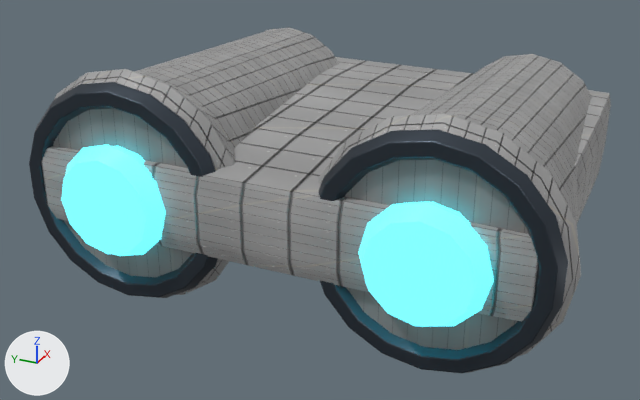
An edit to the Blender file assets/ships/parts/blender/engine_ion_twin_authored.blend, drawn before and after from the same camera.
One viewpoint serves both versions: a 50 mm lens placed at (-4.32, -2.31, 2.4), pointed at (1.13, 0.14, -0.33). The axes (+X, +Y, +Z) are drawn at lower left. The lights are the same throughout. The picture after the commit comes second.

The first picture shows 'HOOK_DRIVE_CORE_P', 'HOOK_DRIVE_CORE_S', 'HOOK_DRIVE_PLUME_P', 'HOOK_DRIVE_PLUME_S', 'LOD0_ENGINE_ION_TWIN_MAIN', 'Static_Hull_Merged', 'Static_Mechanical_Merged'.
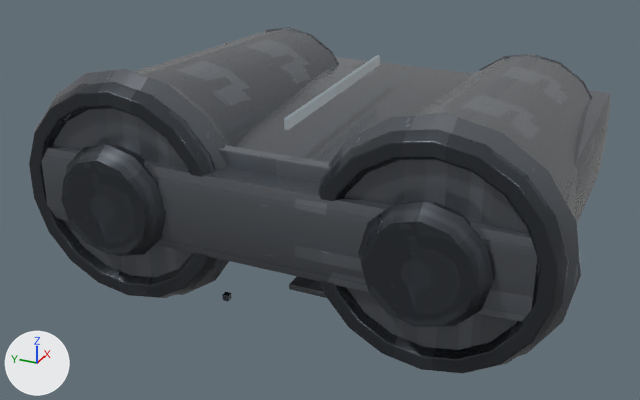
The change, as a list of edits to the scene's bpy script:
```text
Add mat_material_hull:
    mat_material_hull = bpy.data.materials.new('Material_Hull')
    # colours: light grey #b8bfc8
    # uses the picture img_engine_ion_twin_trim_sheet_1k_jpg
    # uses the picture img_engine_ion_twin_wear_mask_1k_jpg
    # uses the picture img_material_hull_ao_1k_png_001
Add mat_material_mechanical:
    mat_material_mechanical = bpy.data.materials.new('Material_Mechanical')
    # colours: grey #899099
    # uses the picture img_engine_ion_twin_trim_sheet_1k_jpg
    # uses the picture img_engine_ion_twin_wear_mask_1k_jpg
    # uses the picture img_material_mechanical_ao_1k_png_001
Add mat_material_accent:
    mat_material_accent = bpy.data.materials.new('Material_Accent')
    # colours: cyan #76c4dd
    # uses the picture img_engine_ion_twin_trim_sheet_1k_jpg
    # uses the picture img_engine_ion_twin_wear_mask_1k_jpg
    # uses the picture img_material_accent_ao_1k_png_001
Change me_lod0_engine_ion_twin_main:
    where me_lod0_engine_ion_twin_main.from_pydata(...)  # 150 vertices, 192 faces; spans x -1.45..1.45, y -1.7..1.7, z -0.32..0.32
    remove me_lod0_engine_ion_twin_main.materials.append(mat_material_hull_002)
    add me_lod0_engine_ion_twin_main.materials.append(mat_material_hull)
Change me_hook_drive_core_p:
    where me_hook_drive_core_p.from_pydata(...)  # 30 vertices, 56 faces; spans x -0.08..0.08, y -0.37..0.37, z -0.38..0.38
    remove me_hook_drive_core_p.materials.append(mat_material_accent_001)  # cyan #59adb8, glowing cyan #50d3e1
    add me_hook_drive_core_p.materials.append(mat_material_mechanical)
Change me_hook_drive_plume_p:
    where me_hook_drive_plume_p.from_pydata(...)  # 26 vertices, 48 faces; spans x -0.08..0.04, y -0.4..0.4, z -0.4..0.4
    remove me_hook_drive_plume_p.materials.append(mat_material_accent_001)  # cyan #59adb8, glowing cyan #50d3e1
    add me_hook_drive_plume_p.materials.append(mat_material_mechanical)
Change me_hook_drive_core_s:
    where me_hook_drive_core_s.from_pydata(...)  # 30 vertices, 56 faces; spans x -0.08..0.08, y -0.37..0.37, z -0.38..0.38
    remove me_hook_drive_core_s.materials.append(mat_material_accent_001)  # cyan #59adb8, glowing cyan #50d3e1
    add me_hook_drive_core_s.materials.append(mat_material_mechanical)
Change me_hook_drive_plume_s:
    where me_hook_drive_plume_s.from_pydata(...)  # 26 vertices, 48 faces; spans x -0.08..0.04, y -0.4..0.4, z -0.4..0.4
    remove me_hook_drive_plume_s.materials.append(mat_material_accent_001)  # cyan #59adb8, glowing cyan #50d3e1
    add me_hook_drive_plume_s.materials.append(mat_material_mechanical)
Change me_static_hull_merged:
    where me_static_hull_merged.from_pydata(...)  # 132 vertices, 256 faces; spans x 0.0..2.5, y -1.87..1.87, z -0.82..0.82
    remove me_static_hull_merged.materials.append(mat_material_hull_002)
    add me_static_hull_merged.materials.append(mat_material_hull)
Add ob_det_panel_respray_edge:
    ob_det_panel_respray_edge = bpy.data.objects.new('DET_panel_respray_edge', me_cube_007)  # a box spanning x 0.11..0.19, y -0.7..0.7, z -0.1..0.4; modifiers BEVEL
    ob_det_panel_respray_edge.location = (0.0, 0.0, 0.0)
Add ob_det_dock_collar_scuff:
    ob_det_dock_collar_scuff = bpy.data.objects.new('DET_dock_collar_scuff', me_cube_006)  # a box spanning x 1.0..1.7, y -0.35..0.35, z -1.075..-1.025; modifiers BEVEL
    ob_det_dock_collar_scuff.location = (0.0, 0.0, 0.0)
Add ob_det_torque_witness:
    ob_det_torque_witness = bpy.data.objects.new('DET_torque_witness', me_cube_003)  # a box spanning x 0.175..0.225, y 0.395..0.445, z -0.745..-0.695; modifiers BEVEL
    ob_det_torque_witness.location = (0.0, 0.0, 0.0)
Add ob_det_cyan_nav_stripe:
    ob_det_cyan_nav_stripe = bpy.data.objects.new('DET_cyan_nav_stripe', me_cube)  # a box spanning x 0.3..1.9, y -0.02..0.02, z 0.51..0.59; modifiers BEVEL
    ob_det_cyan_nav_stripe.location = (0.0, 0.0, 0.0)
```

Where the change shows, as pixel boxes (x1, y1, x2, y2) in the pictures (640 x 400 px):
'Static_Hull_Merged', recoloured (darker)
    both: (53, 27, 592, 357)
'LOD0_ENGINE_ION_TWIN_MAIN', recoloured (darker)
    both: (41, 57, 611, 322)
'HOOK_DRIVE_PLUME_S', recoloured (cyan to black)
    both: (358, 201, 494, 327)
'HOOK_DRIVE_PLUME_P', recoloured (cyan to black)
    both: (61, 144, 166, 256)
'DET_panel_respray_edge', added
    after: (218, 145, 330, 183)
'DET_cyan_nav_stripe', added
    after: (284, 55, 380, 130)
'DET_dock_collar_scuff', added
    after: (289, 276, 327, 298)
'HOOK_DRIVE_CORE_P', recoloured
    both: (112, 146, 152, 176)
'HOOK_DRIVE_CORE_S', recoloured
    both: (409, 202, 480, 237)
'DET_torque_witness', added
    after: (222, 292, 231, 301)
